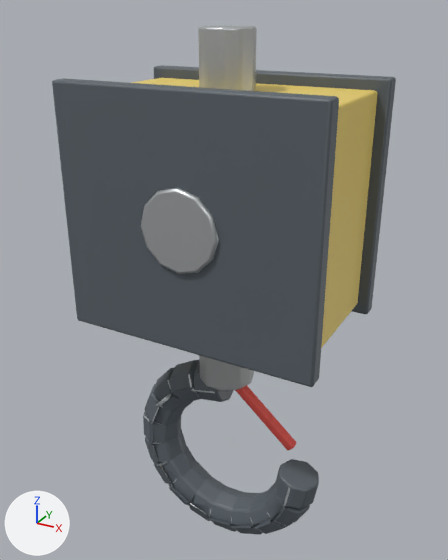
Two versions of the FBX model unity/MissionForge/Assets/MissionForge/Art/Environment/LaunchPad/Models/Hero/hero_crane_hook.fbx, one commit apart.
Rendered twice from a camera (50 mm lens) standing at (1.29, -2.37, 0.07) and looking at (-0.05, 0.06, -1.15). Lighting does not change. The marker at lower left points along +X, +Y and +Z. The picture after the commit comes second. Where no turn or scale is listed for an object, it has been applied to the vertices. Vertices at exactly the same position are counted once.

Objects in the first picture: 'hero_crane_hook'.
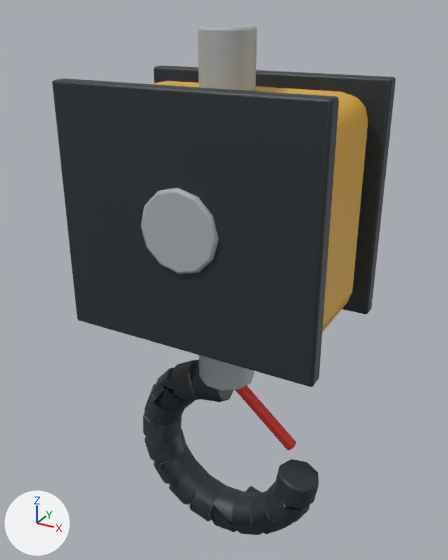
What differs and where, as boxes (x1, y1, x2, y2) in the pictures (448 x 560 px):
part 1 of me_hero_crane_hook_001, rebuilt (13% narrower, 7% shorter)
    before: (132, 78, 378, 348)
    after: (153, 81, 368, 332)
part 2 of me_hero_crane_hook_001, built on
    before: (143, 355, 319, 535)
    after: (143, 365, 319, 535)

What the commit changed:
Picture 'Hero_atlas_albedo.png' (img_hero_atlas_albedo_png) is new.
Material 'hero_atlas' (mat_hero_atlas) is new.
Its texture is img_hero_atlas_albedo_png.
me_hero_crane_hook_001 is used by ob_hero_crane_hook; location (0.0, 0.0, 0.0).
me_hero_crane_hook_001 had 2169 vertices, 2052 faces and spanned x -0.6..0.6, y -0.42..0.42, z -2.62..0.0.
me_hero_crane_hook_001 no longer uses material mat_hero_white (light grey #ced4d7).
me_hero_crane_hook_001 no longer uses material mat_hero_rail (yellow #edd36c).
me_hero_crane_hook_001 no longer uses material mat_hero_pipe (light grey #c4c7c8).
me_hero_crane_hook_001 no longer uses material mat_hero_dark (dark grey #596169).
me_hero_crane_hook_001 no longer uses material mat_warning_red (red #f35950).
me_hero_crane_hook_001 now has 1258 vertices, 2524 faces and spans x -0.6..0.6, y -0.42..0.42, z -2.63..0.0.
me_hero_crane_hook_001 part 1: the loose piece of 56 vertices spanning x -0.55..0.55, y -0.32..0.32, z -1.25..-0.25 is rebuilt with 96 vertices and now spans x -0.55..0.55, y -0.32..0.32, z -1.25..-0.25, in mat_hero_atlas (picture img_hero_atlas_albedo_png).
me_hero_crane_hook_001 part 2: 66 vertices moved within x -0.52..0.49, y -0.13..0.13, z -2.62..-1.3; 1062 vertices removed from x -0.52..0.52, y -0.13..0.13, z -2.62..-1.3; 191 vertices added at x -0.53..0.53, y -0.14..0.14, z -2.62..-1.57.
Other edits to the shape of me_hero_crane_hook_001 do not show in these pictures.
me_hero_crane_hook_001 gains material mat_hero_atlas (picture img_hero_atlas_albedo_png).
